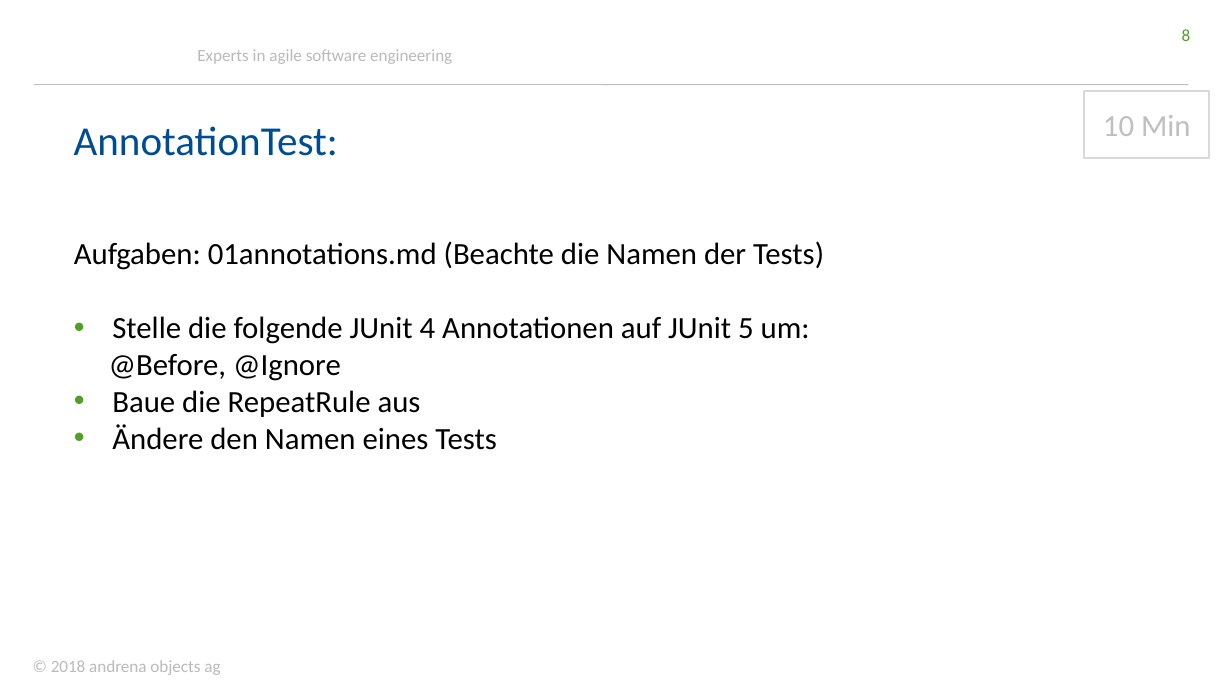
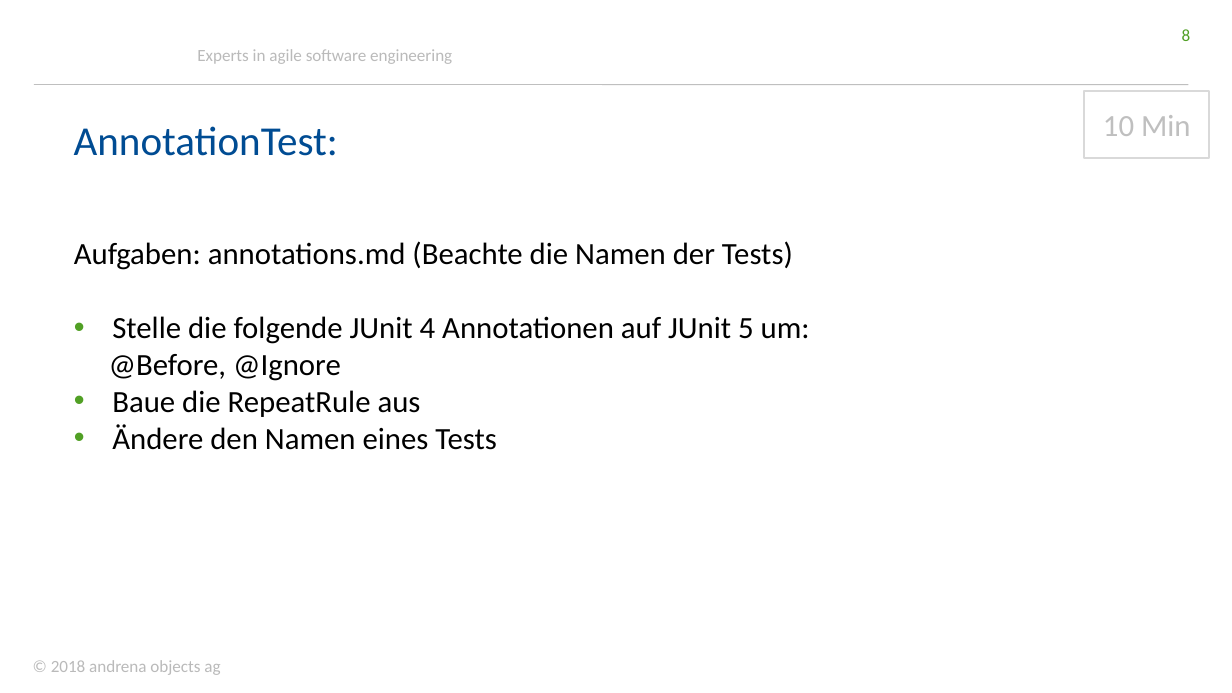
Before and after one commit to andrena/junit5-workshop-et-ka-2018, a slide deck: slide 8 of files/Folien.pptx. Drawn at 1232x693 pixels with LibreOffice and Linux fonts; fonts in the diff are those of the drawing; background and template pictures are left out. Boxes give left, top, right and bottom in pixels: in the first picture for what was removed or moved away, otherwise in the second. Text is boxed around its words. In the diff, an @@ line names an element or a change of style, - is before the commit and + after.

```diff
--- a/files/Folien.pptx
+++ b/files/Folien.pptx
@@ text at bbox=[74, 241, 793, 270]: text changed @@
-Aufgaben: 01annotations.md (Beachte die Namen der Tests)
+Aufgaben: annotations.md (Beachte die Namen der Tests)
```
Also in this commit, not shown: 10 other slides changed.
